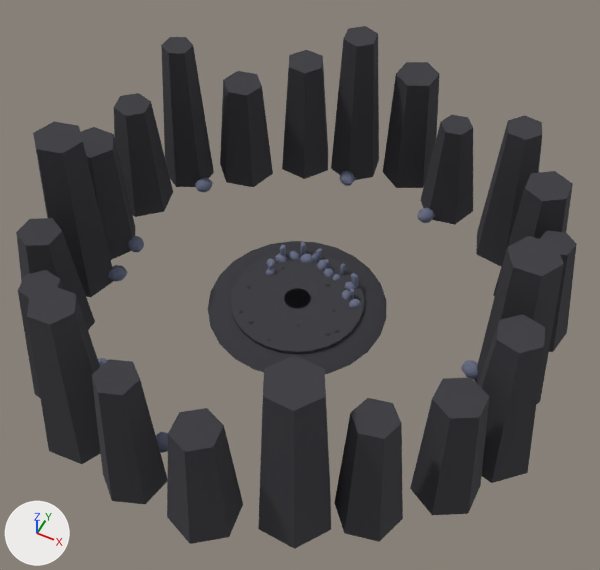
Before and after pictures for a commit that changed the glTF model game/assets/3d/env/gloom_moth.glb.
One viewpoint serves both versions: a camera (50 mm lens) standing at (22.1, -43.6, 56.5) and looking at (1.4, -2.2, 4.7). Arrows for +X, +Y and +Z are at lower left; the lights stay in place. The picture after the commit comes second. Vertices at exactly the same position are counted once.

The first picture shows 'GloomMothGround'.
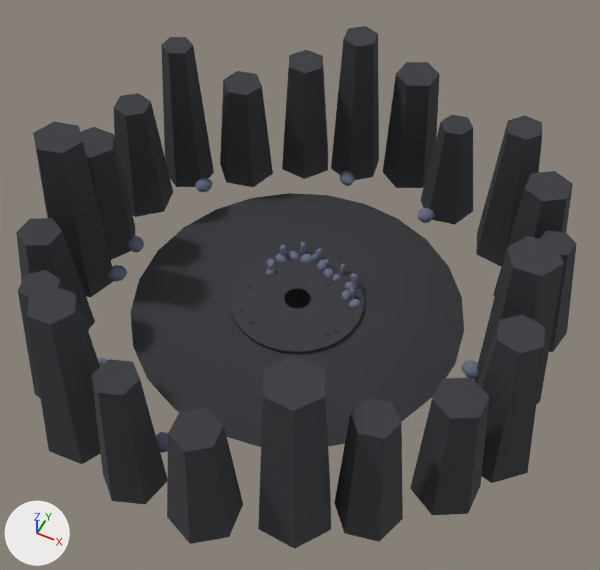
Changed parts and their boxes [x1, y1, x2, y2] in the pictures (600 x 570 px; the box of a moved part takes in the faces that stretch with it):
part 1 of me_cone, moved or reshaped
    before: [208, 241, 386, 374]
    after: [131, 193, 464, 447]

Patch to the scene script:
```diff
--- a/game/assets/3d/env/gloom_moth.glb.py
+++ b/game/assets/3d/env/gloom_moth.glb.py
@@ me_cone @@
 me_cone.from_pydata(...)  # 1523 vertices, 2762 faces; spans x -23.1..23.4, y -23.9..24.2, z -1.2..15.4
 # used by ob_gloommothground; location = (0.0, 0.0, 0.0)
+# me_cone part 1: the loose piece of 48 vertices spanning x -8.1..8.1, y -8.1..8.1, z -0.9..-0.4 is scaled about its middle by (1.85, 1.85, 1)
 me_cone.materials.append(mat_colormap)
```
